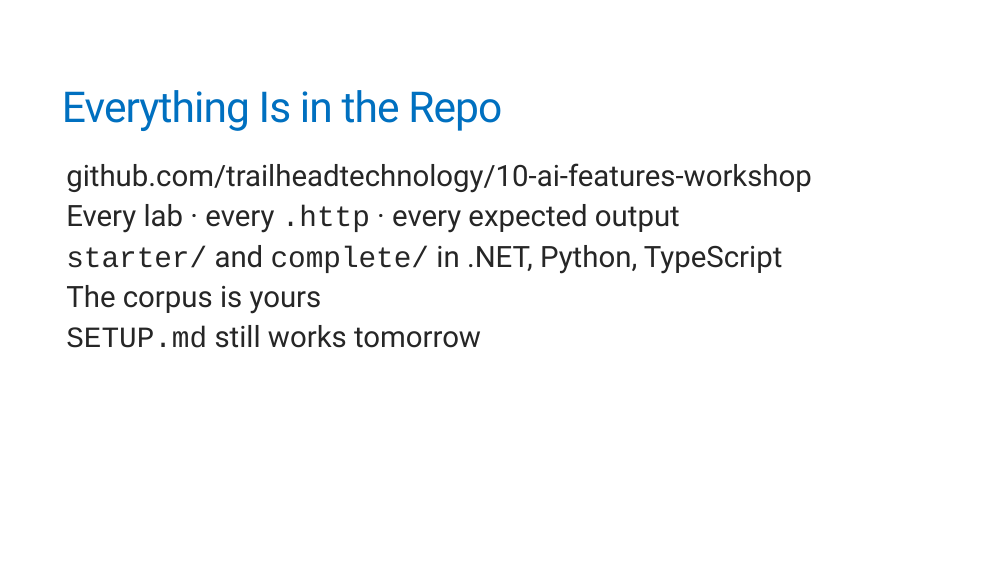
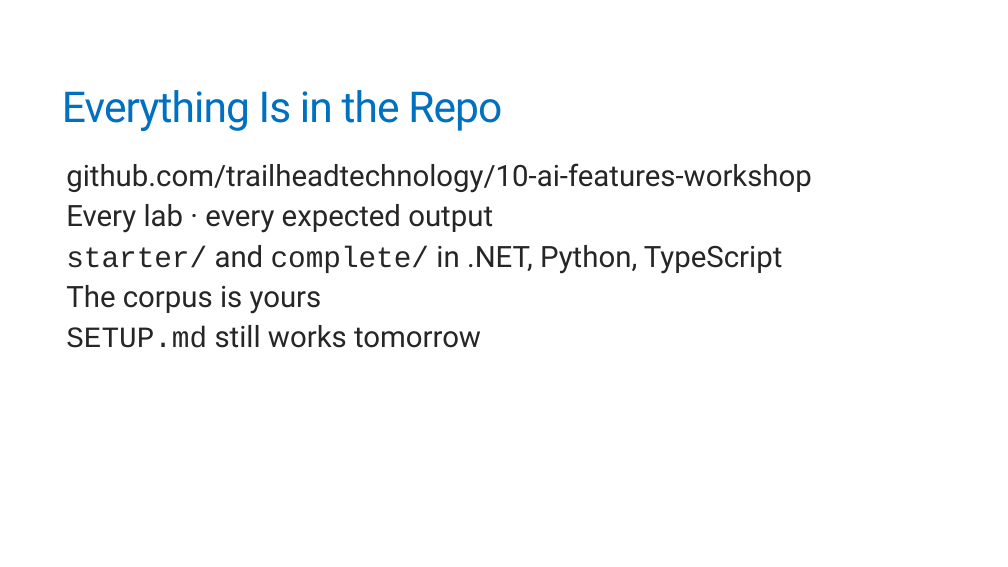
Before and after one commit to trailheadtechnology/10-ai-features-workshop, a slide deck: slide 32 of docs/slides/pptx/M5-closing.pptx. Drawn at 1008x567 pixels with LibreOffice and Linux fonts; fonts in the diff are those of the drawing. Boxes give left, top, right and bottom in pixels: in the first picture for what was removed or moved away, otherwise in the second. Text is boxed around its words. In the diff, an @@ line names an element or a change of style, - is before the commit and + after.

```diff
--- a/docs/slides/pptx/M5-closing.pptx
+++ b/docs/slides/pptx/M5-closing.pptx
@@ text at [66,204,493,233]: text changed @@
-  Every lab · every .http · every expected output
+  Every lab · every expected output
```
Also in this commit, not shown: 7 other slides changed, 16 other files.
